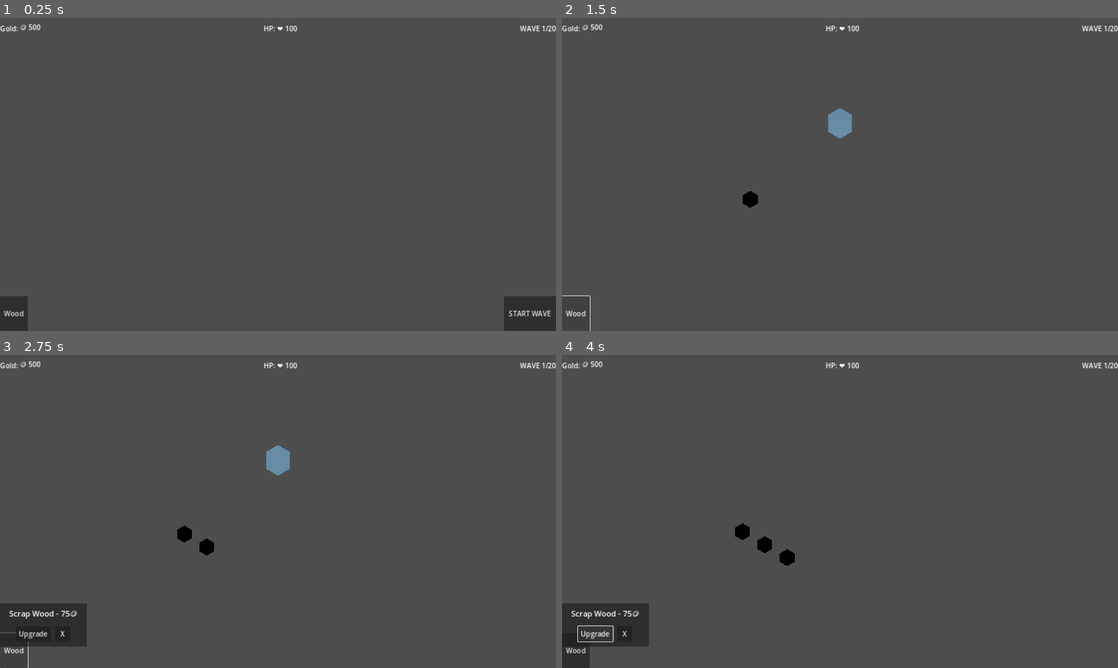
Above: before the commit, frames 1-4 (two rows, left to right).
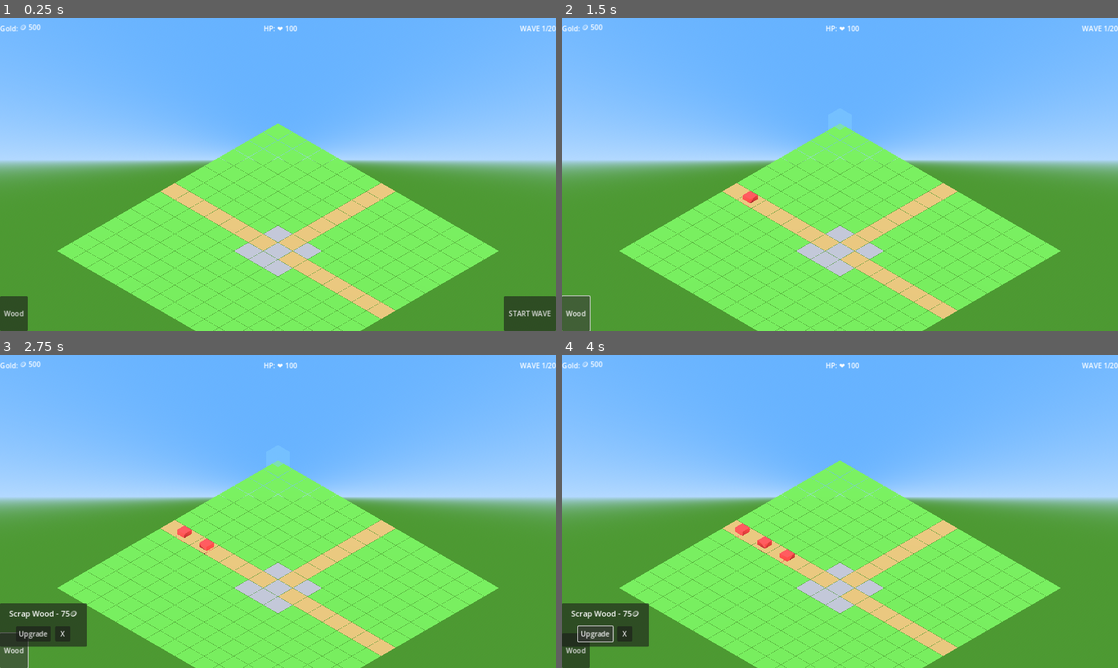
Above: after the commit, the same moments.

Repository: LoomDeBWiles/block-defense
Game: Godot game, scene res://scenes/main.tscn
Same seed, same stepped clock (60 frames per second), same inputs: the game is played once before the commit and once after it.
Inputs:
- Up to frame 1 (0.25 s): no input
- Up to frame 2 (1.5 s): click "START WAVE" at 0.5 s; click "Wood" at 1.25 s
- Up to frame 3 (2.75 s): click "Wood" at 2 s
- Up to frame 4 (4 s): click "Upgrade" at 2.75 s; click "Upgrade" at 3.5 s

The runs differ from the first frame. In frame 1, 100% of the frame differs, in the area x 0-100%, y 0-100%; in frame 2, 100%; in frame 3, 99%; in frame 4, 99%.

Commit message:
bug(BD-jl6): Add lighting and fix scene tree timing
- Added ProceduralSky, WorldEnvironment, DirectionalLight3D to main.tscn
  for proper scene lighting (was rendering dark/black)
- Fixed grid.gd tile rendering by using call_deferred for add_child
  to avoid "parent is busy setting up children" error

🤖 Generated with [Claude Code](https://claude.com/claude-code)

Co-Authored-By: Claude Opus 4.5 <noreply@anthropic.com>

Diff:
--- a/scenes/main.tscn
+++ b/scenes/main.tscn
@@ -1,11 +1,36 @@
-[gd_scene load_steps=5 format=3 uid="uid://main_scene"]
+[gd_scene load_steps=7 format=3 uid="uid://main_scene"]
 
 [ext_resource type="Script" path="res://scripts/grid.gd" id="1_grid"]
 [ext_resource type="Script" path="res://scripts/wave.gd" id="2_wave"]
 [ext_resource type="Script" path="res://scripts/ui/ui_manager.gd" id="3_ui"]
 [ext_resource type="Script" path="res://scripts/ui/tower_bar.gd" id="4_tower_bar"]
 
+[sub_resource type="ProceduralSkyMaterial" id="ProceduralSkyMaterial_1"]
+sky_top_color = Color(0.4, 0.7, 1.0, 1)
+sky_horizon_color = Color(0.7, 0.85, 1.0, 1)
+ground_bottom_color = Color(0.3, 0.6, 0.2, 1)
+ground_horizon_color = Color(0.7, 0.85, 1.0, 1)
+
+[sub_resource type="Sky" id="Sky_1"]
+sky_material = SubResource("ProceduralSkyMaterial_1")
+
+[sub_resource type="Environment" id="Environment_1"]
+background_mode = 2
+sky = SubResource("Sky_1")
+ambient_light_source = 2
+ambient_light_color = Color(0.8, 0.85, 0.9, 1)
+ambient_light_energy = 0.5
+
 [node name="Main" type="Node3D"]
+
+[node name="WorldEnvironment" type="WorldEnvironment" parent="."]
+environment = SubResource("Environment_1")
+
+[node name="DirectionalLight3D" type="DirectionalLight3D" parent="."]
+transform = Transform3D(0.866, -0.354, 0.354, 0, 0.707, 0.707, -0.5, -0.612, 0.612, 10, 15, 10)
+light_color = Color(1.0, 0.98, 0.9, 1)
+light_energy = 1.2
+shadow_enabled = true
 
 [node name="World" type="Node3D" parent="."]
 
--- a/scripts/grid.gd
+++ b/scripts/grid.gd
@@ -144,7 +144,7 @@
 
 	_tile_meshes = Node3D.new()
 	_tile_meshes.name = "TileMeshes"
-	parent.add_child(_tile_meshes)
+	parent.add_child.call_deferred(_tile_meshes)
 
 	# Create a plane mesh to reuse
 	var plane_mesh := PlaneMesh.new()
